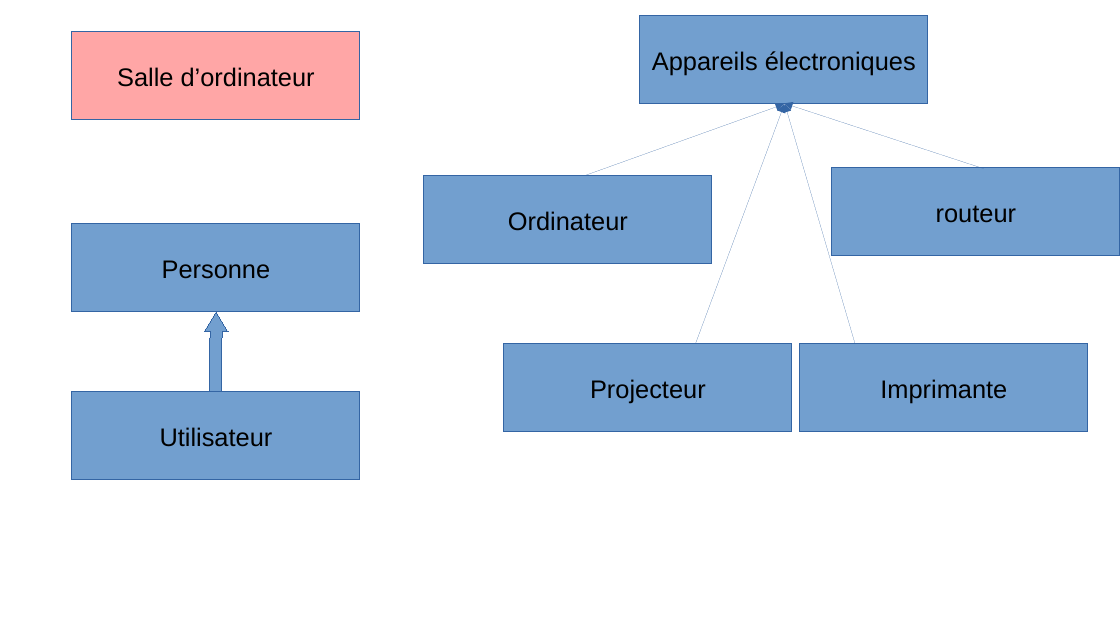
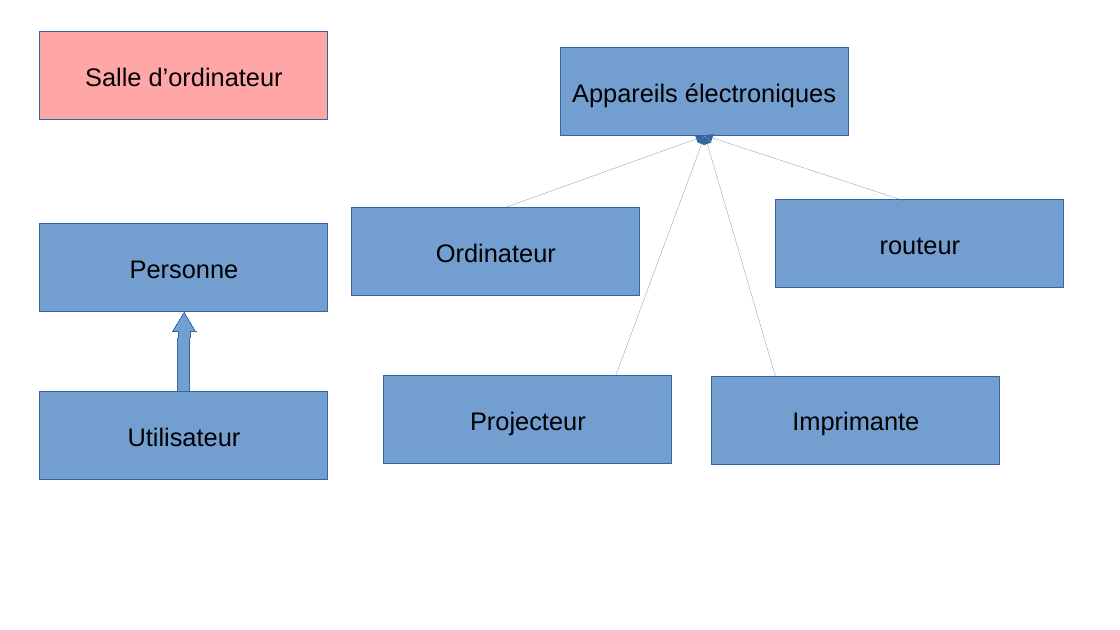
Before and after one commit to kgatel/Projet_info_s6, a slide deck: slide 1 of UML_schema.odp. Drawn at 1120x630 pixels with LibreOffice and Linux fonts; fonts in the diff are those of the drawing. Boxes give left, top, right and bottom in pixels: in the first picture for what was removed or moved away, otherwise in the second. Text is boxed around its words. In the diff, an @@ line names an element or a change of style, - is before the commit and + after.

```diff
--- a/UML_schema.odp
+++ b/UML_schema.odp
@@ arrow moved from (856, 345) - (785, 104) to (616, 376) - (705, 136) @@
@@ 2 arrows, 1 rectangle: place and size @@
-2 arrows, 1 rectangle at [584,16,984,176]
+2 arrows, 1 rectangle at [504,48,905,208]
@@ arrow moved from (696, 344) - (785, 105) to (775, 376) - (705, 136) @@
@@ rectangle "Ordinateur": place and size @@
-rectangle "Ordinateur" at [424,176,711,264]
+rectangle "Ordinateur" at [352,208,639,297]
@@ rectangle "routeur": place and size @@
-rectangle "routeur" at [832,168,1120,256]
+rectangle "routeur" at [776,200,1064,289]
@@ 3 rectangles, 1 down arrow: place and size @@
-3 rectangles, 1 down arrow at [72,32,360,481]
+3 rectangles, 1 down arrow at [40,32,327,481]
@@ rectangle "Projecteur": place and size @@
-rectangle "Projecteur" at [504,345,792,433]
+rectangle "Projecteur" at [384,376,672,464]
@@ rectangle "Imprimante": place and size @@
-rectangle "Imprimante" at [800,345,1087,433]
+rectangle "Imprimante" at [712,376,1000,464]
```
Also in this commit, not shown: 11 other files.
